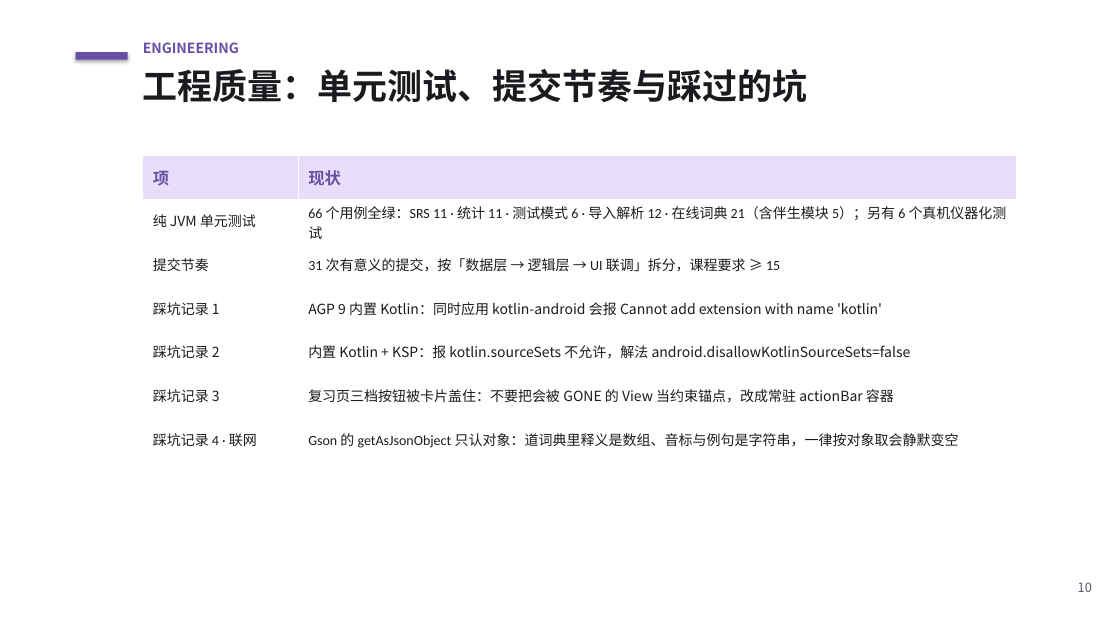
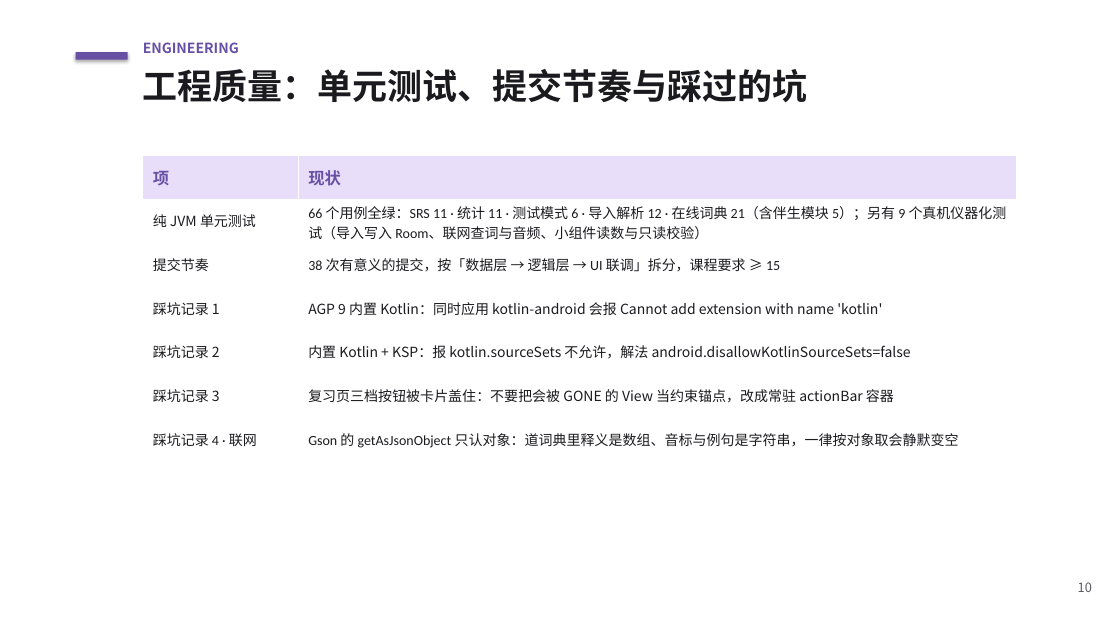
Before and after one commit to XuCong-0920/course-design, a slide deck: slide 10 of docs/演示PPT.pptx. Drawn at 1120x630 pixels with LibreOffice and Linux fonts; fonts in the diff are those of the drawing. Boxes give left, top, right and bottom in pixels: in the first picture for what was removed or moved away, otherwise in the second. Text is boxed around its words. In the diff, an @@ line names an element or a change of style, - is before the commit and + after.

Commit message:
docs: 班级更正为物联网242，开发文档补桌面小组件章节；新增用户测试报告并同步 PPT/README

```diff
--- a/docs/演示PPT.pptx
+++ b/docs/演示PPT.pptx
@@ table at box(143, 155, 1017, 461) @@
-row 2, column 2: 66 个用例全绿：SRS 11 · 统计 11 · 测试模式 6 · 导入解析 12 · 在线词典 21（含伴生模块 5）；另有 6 个真机仪器化测试
+row 2, column 2: 66 个用例全绿：SRS 11 · 统计 11 · 测试模式 6 · 导入解析 12 · 在线词典 21（含伴生模块 5）；另有 9 个真机仪器化测试（导入写入 Room、联网查词与音频、小组件读数与只读校验）
-row 3, column 2: 31 次有意义的提交，按「数据层 → 逻辑层 → UI 联调」拆分，课程要求 ≥ 15
+row 3, column 2: 38 次有意义的提交，按「数据层 → 逻辑层 → UI 联调」拆分，课程要求 ≥ 15
```
Also in this commit, not shown: 2 other slides changed, 4 other files.
